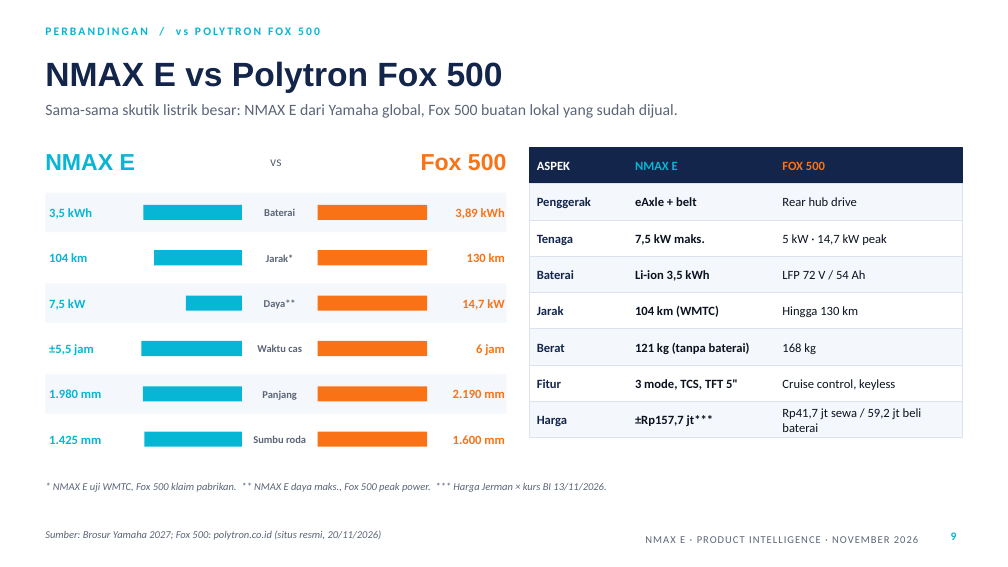
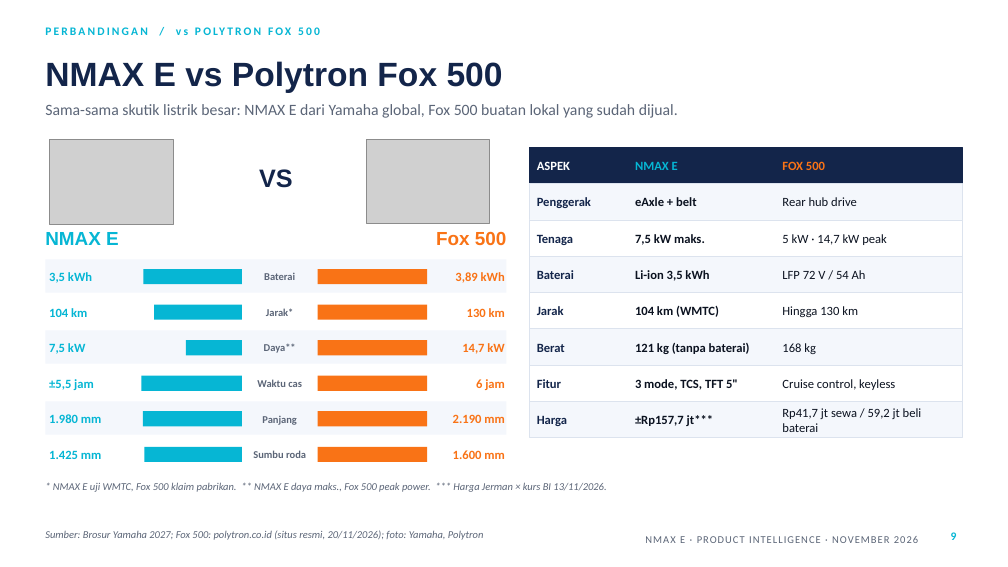
Before and after one commit to awandayunitarrr-oss/monthlyissue, a slide deck: slide 9 of docs/files/Yamaha_NMAX_E_Ringkas_2026_animasi.pptx. Drawn at 1008x567 pixels with LibreOffice and Linux fonts; fonts in the diff are those of the drawing; grey boxes stand for pictures. Boxes give left, top, right and bottom in pixels: in the first picture for what was removed or moved away, otherwise in the second. Text is boxed around its words. In the diff, an @@ line names an element or a change of style, - is before the commit and + after.

```diff
--- a/docs/files/Yamaha_NMAX_E_Ringkas_2026_animasi.pptx
+++ b/docs/files/Yamaha_NMAX_E_Ringkas_2026_animasi.pptx
@@ picture added at [49, 140, 174, 224] @@
@@ picture added at [367, 140, 489, 223] @@
@@ text at [259, 169, 293, 188]: text changed; size 13 to 24 pt; font Calibri to Arial; text colour #5B6577 to #13254A; bold on @@
-vs
+VS
@@ text "NMAX E": place and size @@
-text "NMAX E" at [45, 154, 135, 170]
+text "NMAX E" at [45, 232, 119, 245]
@@ text "NMAX E" at [45, 232, 119, 245]: size 22 to 18 pt @@
@@ text "Fox 500" at [436, 232, 507, 245]: size 22 to 18 pt @@
@@ text "Fox 500": place and size @@
-text "Fox 500" at [421, 154, 506, 171]
+text "Fox 500" at [436, 232, 507, 245]
@@ rectangle: place and size @@
-rectangle at [45, 284, 507, 323]
+rectangle at [45, 259, 507, 293]
@@ rectangle: place and size @@
-rectangle at [154, 250, 242, 265]
+rectangle at [143, 269, 242, 284]
@@ rectangle: place and size @@
-rectangle at [318, 250, 427, 265]
+rectangle at [318, 269, 427, 284]
@@ 3 texts: place and size @@
-3 texts at [49, 208, 505, 219]
+3 texts at [49, 272, 505, 283]
@@ rectangle: place and size @@
-rectangle at [45, 238, 507, 278]
+rectangle at [45, 295, 507, 328]
@@ 3 texts: place and size @@
-3 texts at [49, 253, 505, 262]
+3 texts at [49, 308, 505, 317]
@@ rectangle: place and size @@
-rectangle at [141, 341, 242, 356]
+rectangle at [154, 305, 242, 320]
@@ rectangle: place and size @@
-rectangle at [318, 296, 427, 311]
+rectangle at [318, 305, 427, 320]
@@ rectangle: place and size @@
-rectangle at [45, 193, 507, 232]
+rectangle at [45, 330, 507, 364]
@@ 3 texts, 1 rectangle: place and size @@
-3 texts, 1 rectangle at [49, 296, 504, 311]
+3 texts, 1 rectangle at [49, 340, 504, 355]
@@ rectangle: place and size @@
-rectangle at [45, 329, 507, 368]
+rectangle at [45, 366, 507, 399]
@@ rectangle: place and size @@
-rectangle at [143, 386, 242, 402]
+rectangle at [141, 376, 242, 391]
@@ rectangle: place and size @@
-rectangle at [318, 386, 427, 402]
+rectangle at [318, 376, 427, 391]
@@ 3 texts: place and size @@
-3 texts at [49, 344, 505, 355]
+3 texts at [49, 379, 505, 390]
@@ rectangle: place and size @@
-rectangle at [45, 374, 507, 414]
+rectangle at [45, 402, 507, 435]
@@ rectangle: place and size @@
-rectangle at [143, 205, 242, 220]
+rectangle at [143, 411, 242, 426]
@@ rectangle: place and size @@
-rectangle at [318, 205, 427, 220]
+rectangle at [318, 411, 427, 426]
@@ 3 texts: place and size @@
-3 texts at [49, 389, 504, 400]
+3 texts at [49, 414, 504, 425]
@@ rectangle: place and size @@
-rectangle at [45, 420, 507, 459]
+rectangle at [45, 437, 507, 470]
@@ 3 texts, 2 rectangles: place and size @@
-3 texts, 2 rectangles at [49, 432, 504, 447]
+3 texts, 2 rectangles at [49, 447, 504, 462]
@@ text at [45, 530, 484, 540]: text changed @@
-Sumber: Brosur Yamaha 2027; Fox 500: polytron.co.id (situs resmi, 20/11/2026)
+Sumber: Brosur Yamaha 2027; Fox 500: polytron.co.id (situs resmi, 20/11/2026); foto: Yamaha, Polytron
```
Also in this commit, not shown: 8 other files.
